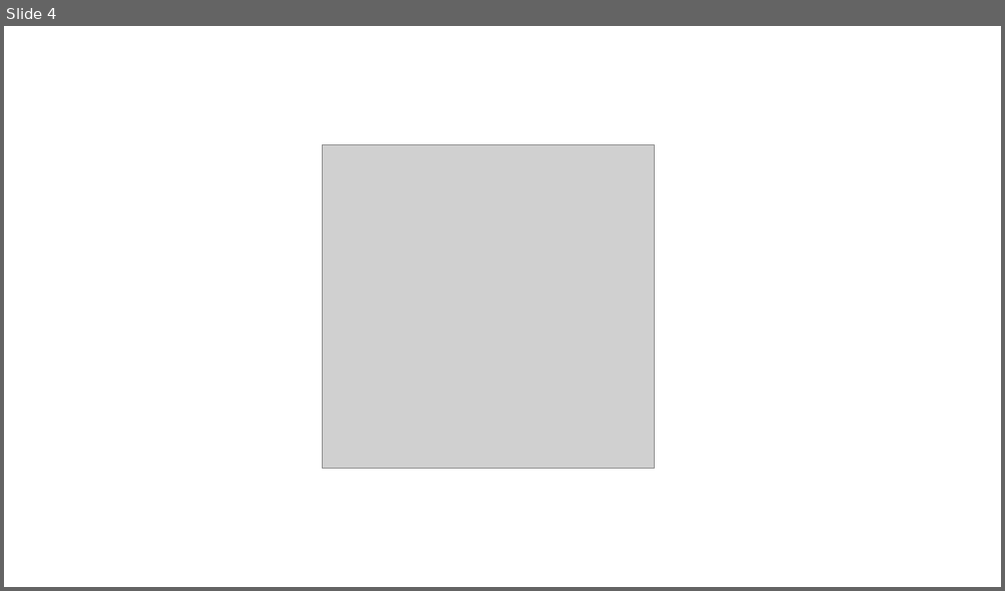
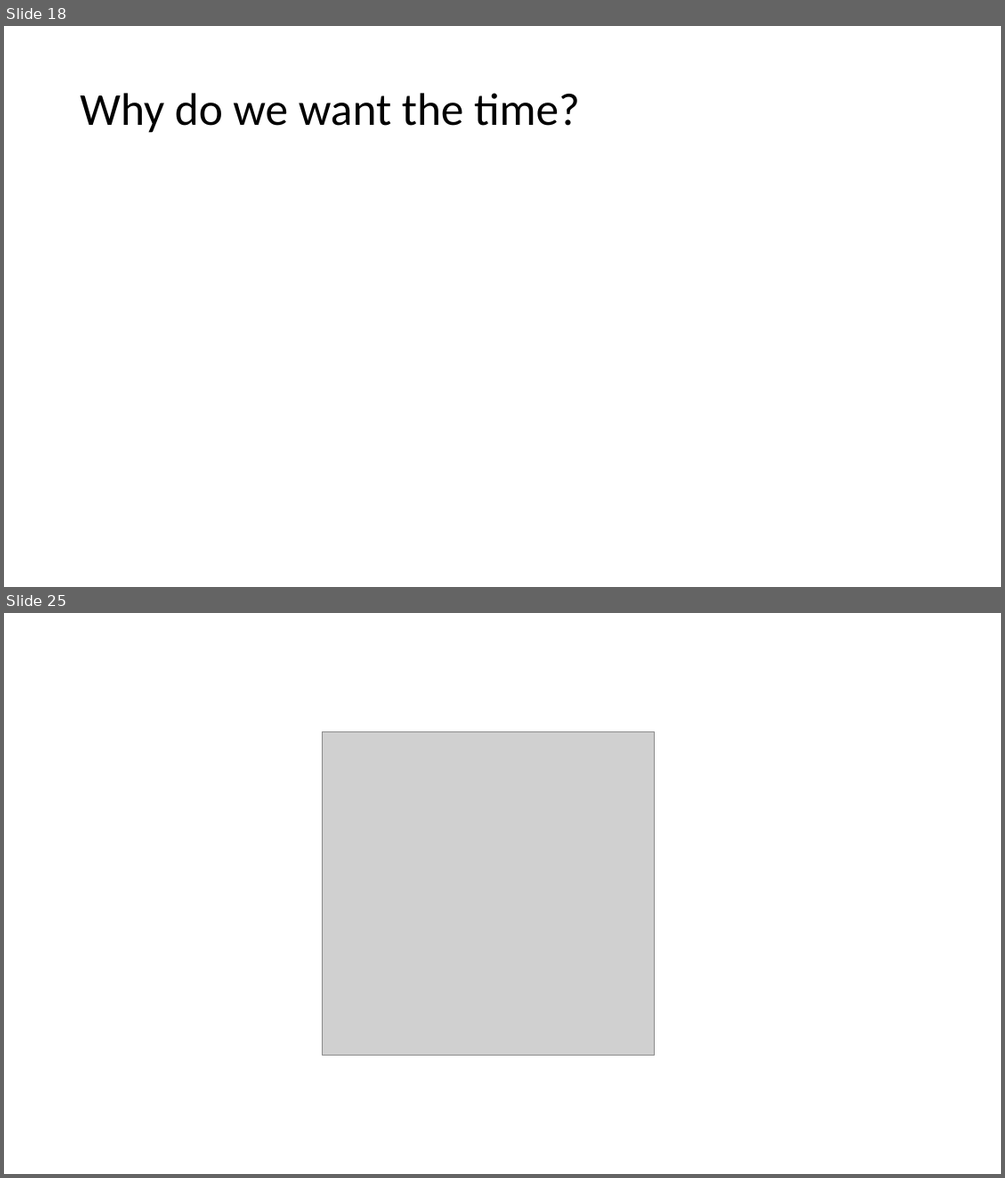
Before and after one commit to aasiaeet/SCH, a slide deck: doc/img/images.pptx. Shown one above the other, each under a label of ours: slide 4 before the commit, slides 18 and 25 after it; the slides between them are not shown. The pictures are 1005x591 and 1005x1178 pixels, drawn with LibreOffice and Linux fonts; fonts in the diff are those of the drawing; grey boxes stand for pictures. Boxes give left, top, right and bottom in pixels: in the first picture for what was removed or moved away, otherwise in the second. Text is boxed around its words. In the diff, an @@ line names an element or a change of style, - is before the commit and + after.

```diff
--- a/doc/img/images.pptx
+++ b/doc/img/images.pptx
@@ slide 18 added at [4,26,1001,587], background #FFFFFF @@
@@ title added at [80,93,580,133], 44 pt, text #000000 @@
+Why do we want the time?
@@ what was slide 4 is now slide 25 @@
```
Also in this commit, not shown: 22 other slides added, 2 slides removed, 16 other files.
